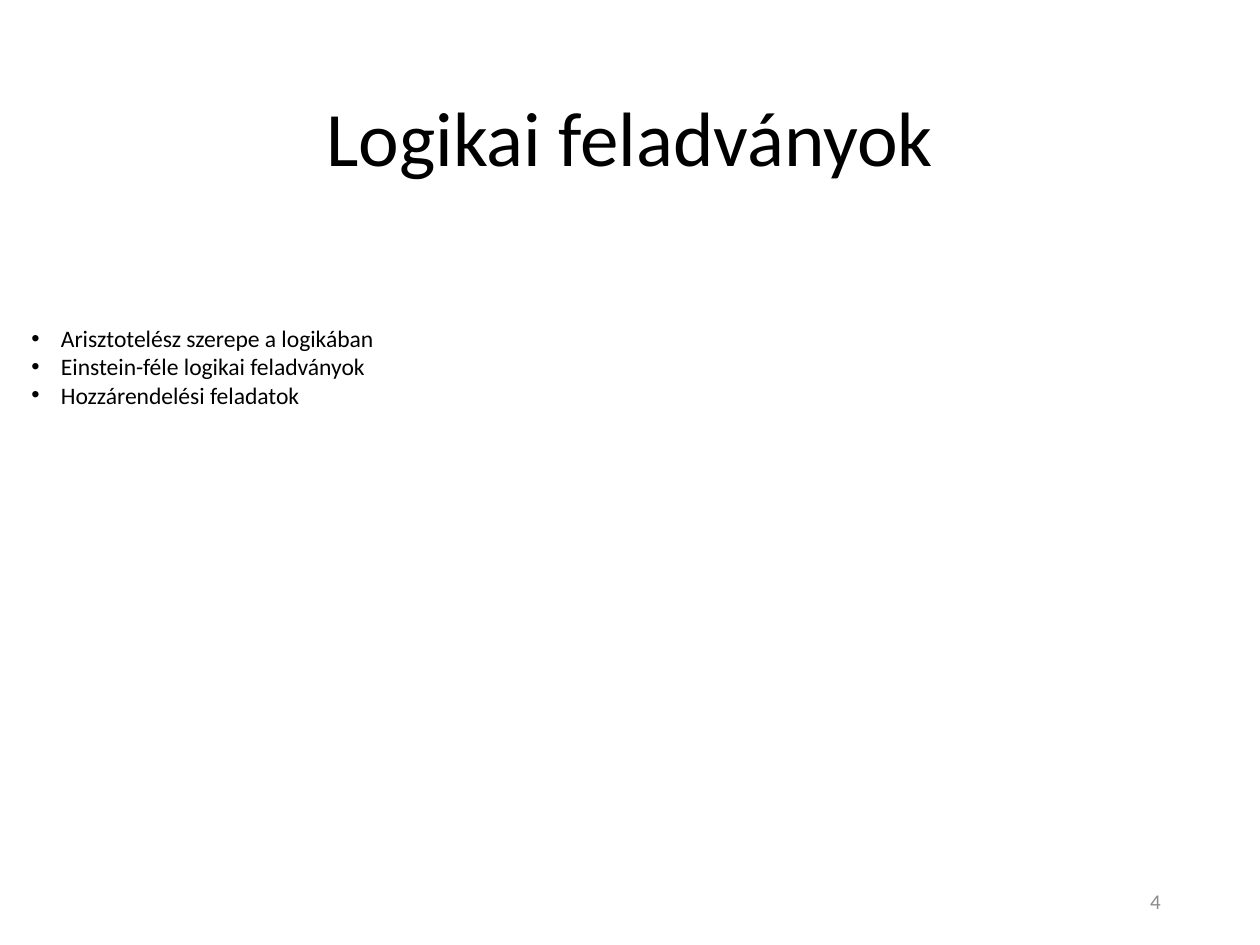
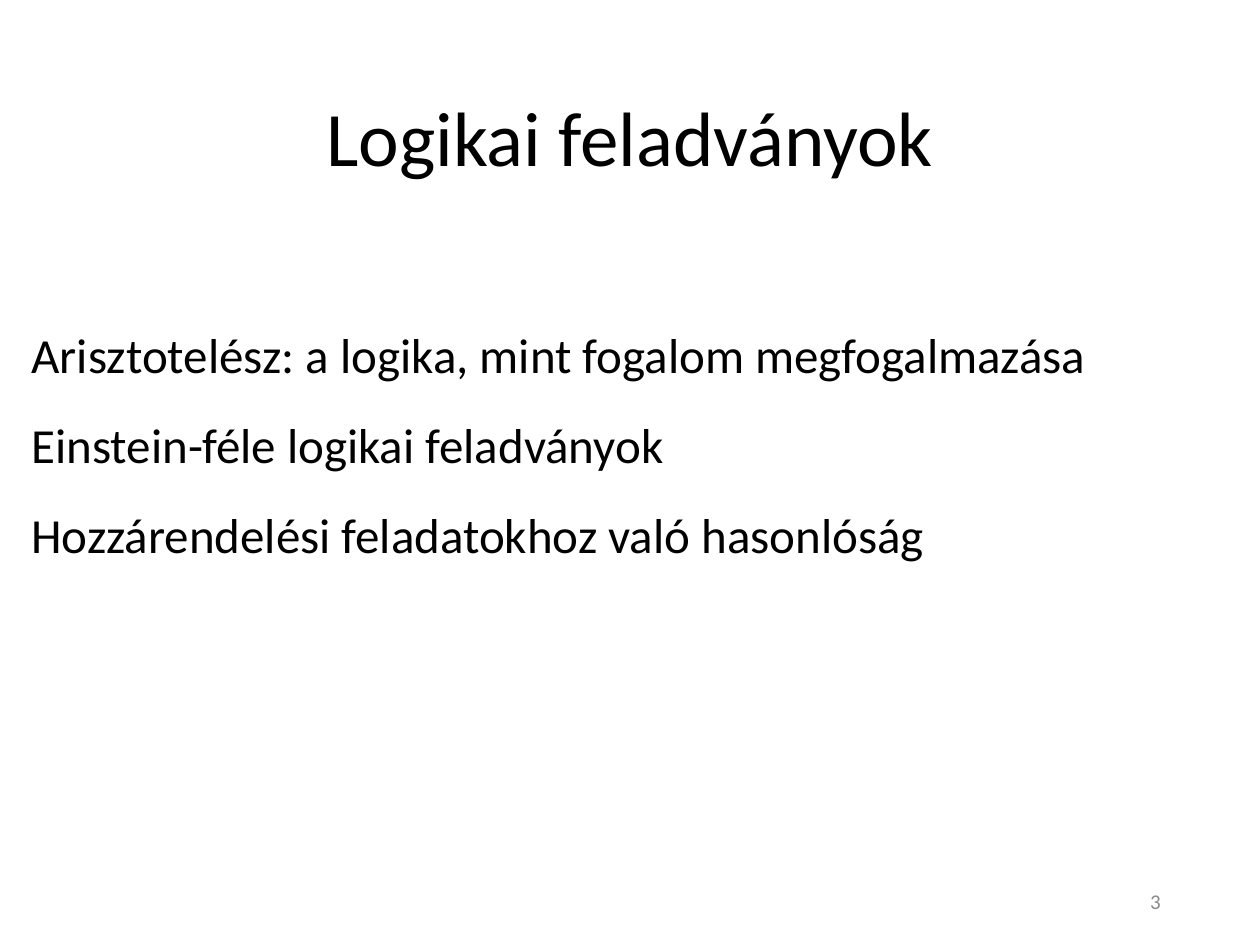
Before and after one commit to Teaching-projects/SZE-Peku221b, a slide deck: slide 3 of CP_Dolgozat/Előadás/Logikai feladványok megoldása korlátprogramozással.pptx (slide 4 before the commit). Drawn at 1260x945 pixels with LibreOffice and Linux fonts; fonts in the diff are those of the drawing. Boxes give left, top, right and bottom in pixels: in the first picture for what was removed or moved away, otherwise in the second. Text is boxed around its words. In the diff, an @@ line names an element or a change of style, - is before the commit and + after.

```diff
--- a/CP_Dolgozat/Előadás/Logikai feladványok megoldása korlátprogramozással.pptx
+++ b/CP_Dolgozat/Előadás/Logikai feladványok megoldása korlátprogramozással.pptx
@@ text at box(31, 339, 1085, 382): text changed; size 13.5 to 28 pt @@
-• Arisztotelész szerepe a logikában
+Arisztotelész: a logika, mint fogalom megfogalmazása
@@ text at box(31, 429, 664, 472): size 13.5 to 28 pt in "Einstein-féle logikai feladványok"; bullet • to none; more space between paragraphs @@
@@ text at box(31, 519, 923, 562): text changed; size 13.5 to 28 pt @@
-• Hozzárendelési feladatok
+Hozzárendelési feladatokhoz való hasonlóság
@@ page number at box(1150, 895, 1161, 909): text changed @@
-4
+3
```
Also in this commit, not shown: 3 other slides changed, 8 slides added, 4 slides removed.
